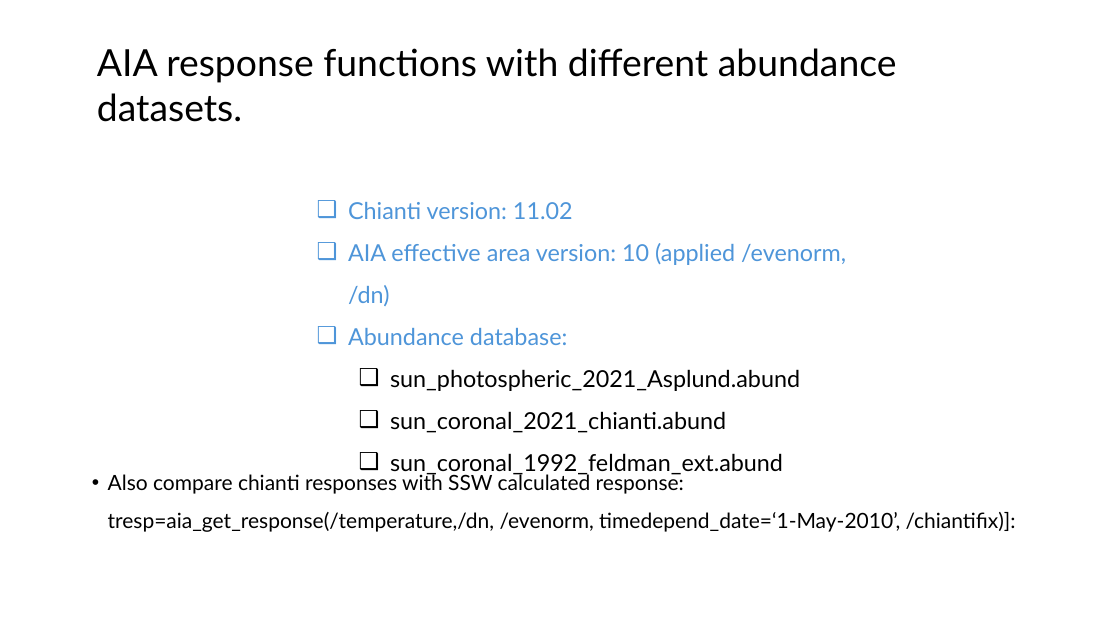
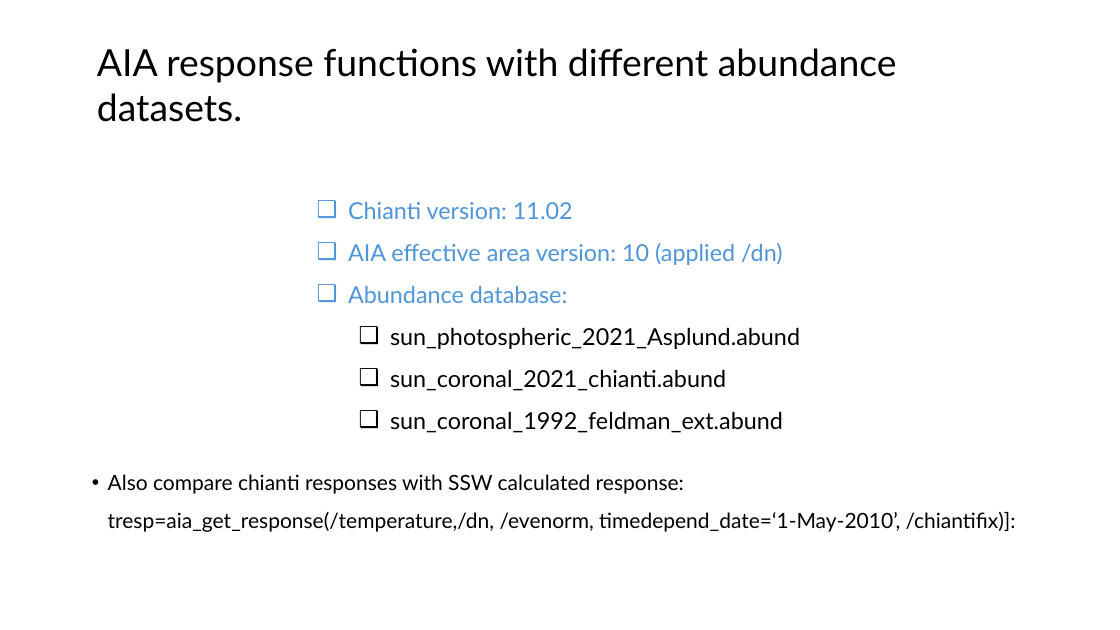
Before and after one commit to biswajitmb/Chianti_AIA_response, a slide deck: slide 1 of AIA_response_functions.pptx. Drawn at 1120x630 pixels with LibreOffice and Linux fonts; fonts in the diff are those of the drawing. Boxes give left, top, right and bottom in pixels: in the first picture for what was removed or moved away, otherwise in the second. Text is boxed around its words. In the diff, an @@ line names an element or a change of style, - is before the commit and + after.

```diff
--- a/AIA_response_functions.pptx
+++ b/AIA_response_functions.pptx
@@ text at [348,243,782,265]: text changed @@
-❑ AIA effective area version: 10 (applied /evenorm, /dn)
+❑ AIA effective area version: 10 (applied /dn)
```
Also in this commit, not shown: 2 other slides changed, 31 other files.
